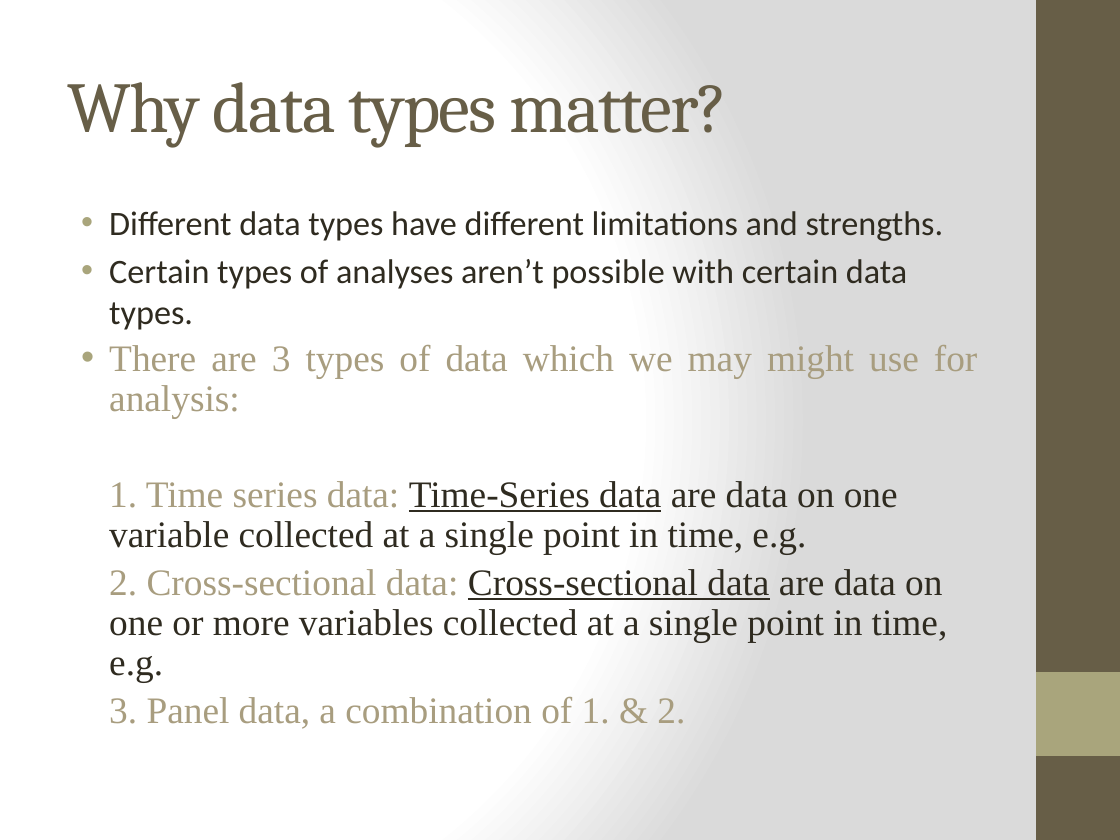
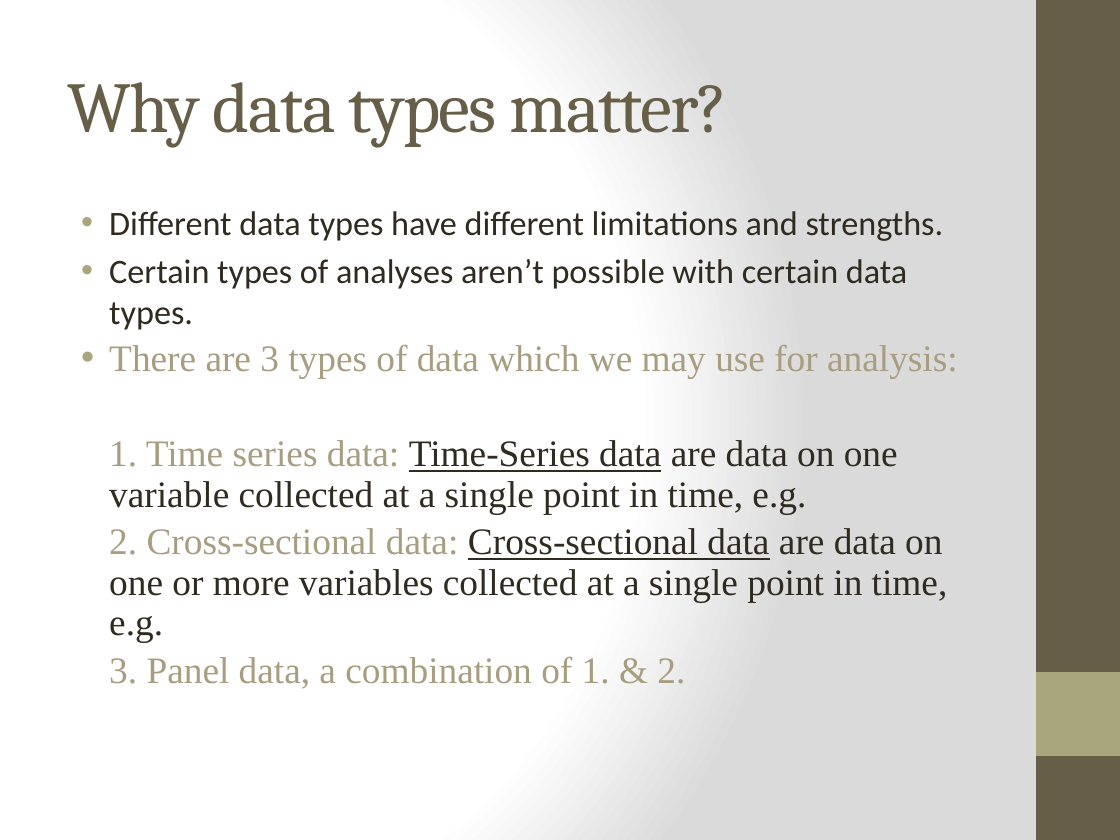
Before and after one commit to ttulip/DS-SF-24, a slide deck: slide 18 of Lecture Notes-Slides/Lecture 1 - Introduction.pptx. Drawn at 1120x840 pixels with LibreOffice and Linux fonts; fonts in the diff are those of the drawing. Boxes give left, top, right and bottom in pixels: in the first picture for what was removed or moved away, otherwise in the second. Text is boxed around its words. In the diff, an @@ line names an element or a change of style, - is before the commit and + after.

```diff
--- a/Lecture Notes-Slides/Lecture 1 - Introduction.pptx
+++ b/Lecture Notes-Slides/Lecture 1 - Introduction.pptx
@@ text at bbox=[109, 345, 958, 378]: text changed @@
-• There are 3 types of data which we may might use for analysis:
+• There are 3 types of data which we may use for analysis:
```
Also in this commit, not shown: 1 other slide changed, 3 other files.
